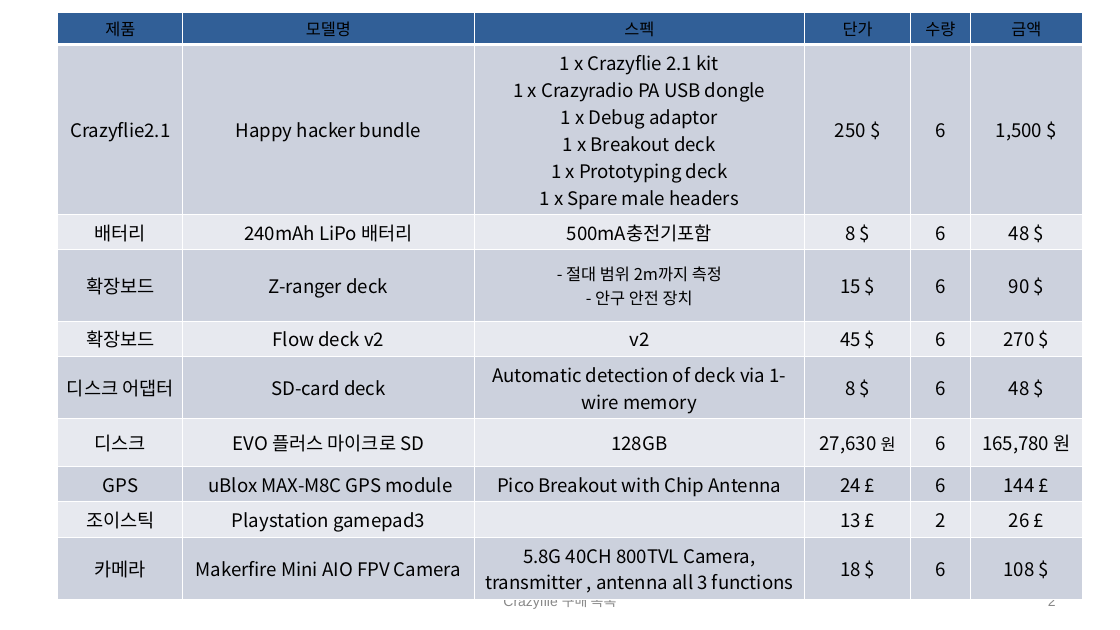
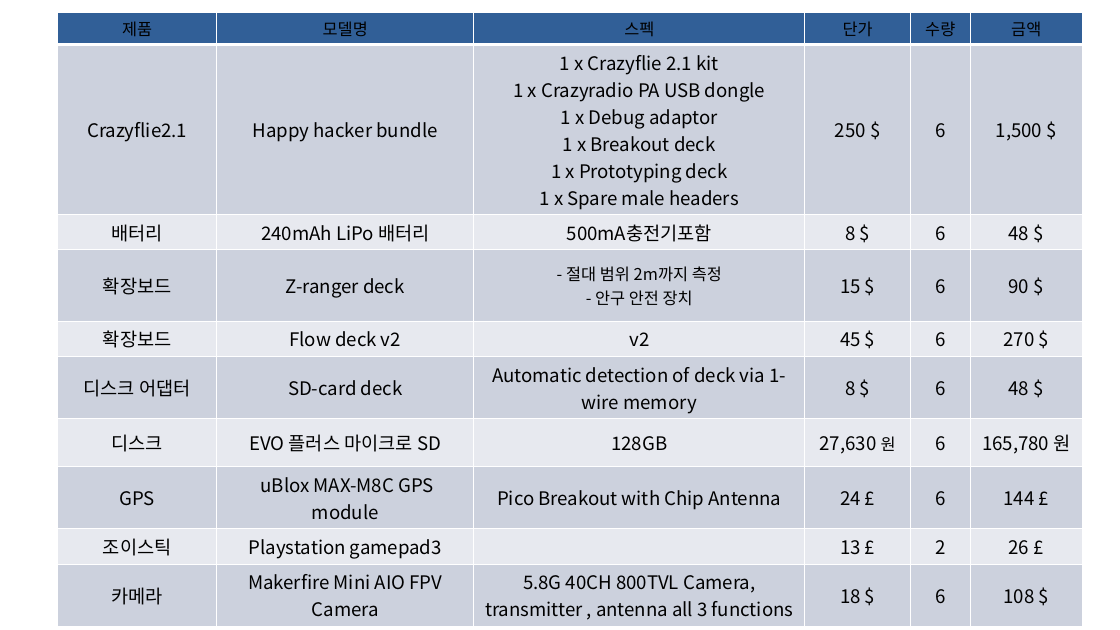
Before and after one commit to sunabove/autopilot_doc, a slide deck: slide 2 of 120 구매/106 Crazyflie2.1구매목록 V1.0.pptx. Drawn at 1120x630 pixels with LibreOffice and Linux fonts; fonts in the diff are those of the drawing. Boxes give left, top, right and bottom in pixels: in the first picture for what was removed or moved away, otherwise in the second. Text is boxed around its words. In the diff, an @@ line names an element or a change of style, - is before the commit and + after.

```diff
--- a/120 구매/106 Crazyflie2.1구매목록 V1.0.pptx
+++ b/120 구매/106 Crazyflie2.1구매목록 V1.0.pptx
@@ table: place and size @@
-table at [58, 13, 1084, 594]
+table at [58, 13, 1083, 621]
@@ page number removed at [1048, 595, 1056, 606] @@
-2
```
Also in this commit, not shown: 2 other slides changed, 2 other files.
